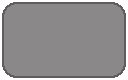
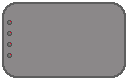
Revision of a layered w=128, h=80 image; what changed, layer by layer:
painted on "Layer 1" over left=7, top=20, right=12, bottom=58
